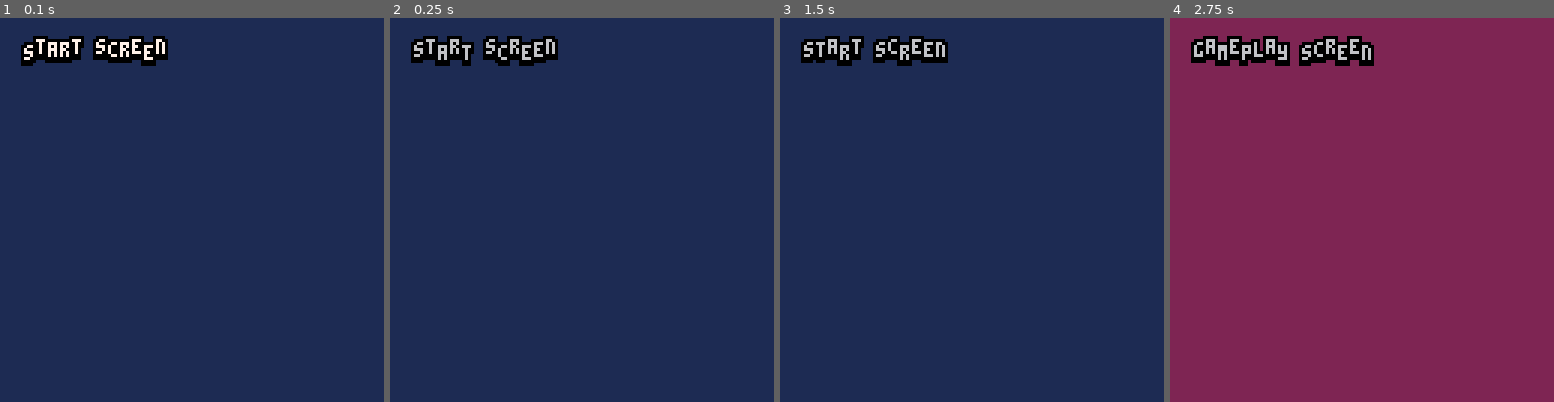
Above: before the commit, frames 1-4 (left to right).
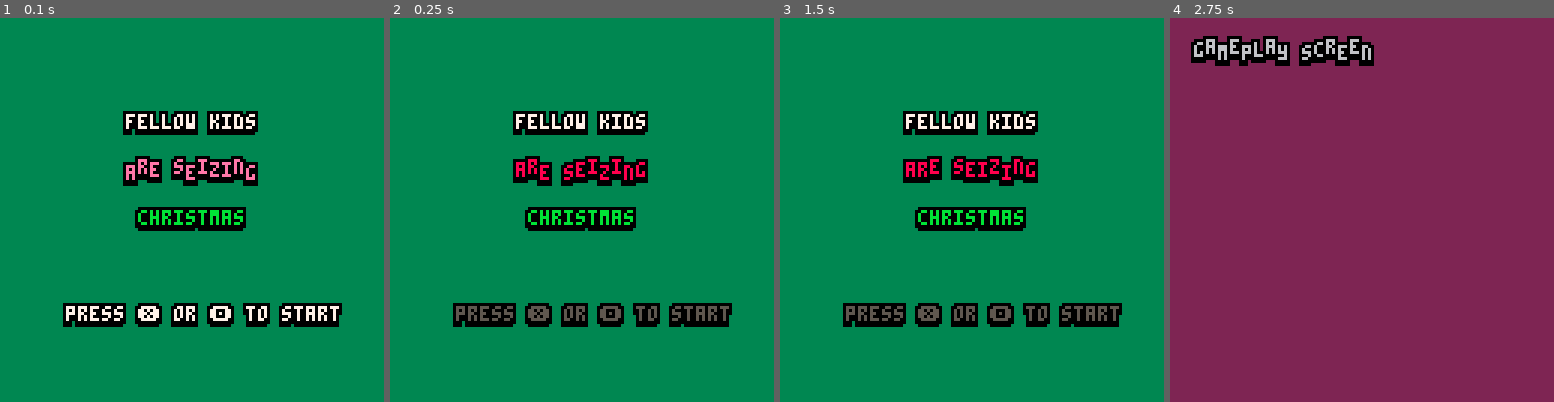
Above: after the commit, the same moments.

Repository: nascimento-cesar/fellow-kids-are-seizing-christmas
Game: PICO-8 cartridge src/fellow-kids-are-seizing-christmas.p8
Two runs of this game, one before a commit and one after it. Both use one fixed random seed, a clock stepped at 60 frames per second and the inputs below.
Inputs:
- Up to frame 1 (0.1 s): no input
- Up to frame 2 (0.25 s): no input
- Up to frame 3 (1.5 s): tap X (X key) at 0.33, 1.07 s; tap O (Z key) at 0.7 s
- Up to frame 4 (2.75 s): tap O (Z key) at 1.7, 2.1, 2.5 s; tap X (X key) at 1.85 s

The runs differ from the first frame. In frame 1, 100% of the frame differs, in the area x 0-100%, y 0-100%; in frame 2, 100%; in frame 3, 100%; in frame 4, nothing differs.

Commit message:
feat: create start screen

Diff:
--- a/src/fellow-kids-are-seizing-christmas.p8
+++ b/src/fellow-kids-are-seizing-christmas.p8
@@ -141,3 +141,20 @@
 
 
 
+__map__
+8180818081808180818081808180818000000000000000000000000000000000000000000000000000000000000000000000000000000000000000000000000000000000000000000000000000000000000000000000000000000000000000000000000000000000000000000000000000000000000000000000000000000000
+8081808180818081808180818081808100000000000000000000000000000000000000000000000000000000000000000000000000000000000000000000000000000000000000000000000000000000000000000000000000000000000000000000000000000000000000000000000000000000000000000000000000000000
+8180818081808180818081808180818000000000000000000000000000000000000000000000000000000000000000000000000000000000000000000000000000000000000000000000000000000000000000000000000000000000000000000000000000000000000000000000000000000000000000000000000000000000
+8081808180818081808180818081808100000000000000000000000000000000000000000000000000000000000000000000000000000000000000000000000000000000000000000000000000000000000000000000000000000000000000000000000000000000000000000000000000000000000000000000000000000000
+8180818081808180818081808180818000000000000000000000000000000000000000000000000000000000000000000000000000000000000000000000000000000000000000000000000000000000000000000000000000000000000000000000000000000000000000000000000000000000000000000000000000000000
+8081808180818081808180818081808100000000000000000000000000000000000000000000000000000000000000000000000000000000000000000000000000000000000000000000000000000000000000000000000000000000000000000000000000000000000000000000000000000000000000000000000000000000
+8180818081808180818081808180818000000000000000000000000000000000000000000000000000000000000000000000000000000000000000000000000000000000000000000000000000000000000000000000000000000000000000000000000000000000000000000000000000000000000000000000000000000000
+8081808180818081808180818081808100000000000000000000000000000000000000000000000000000000000000000000000000000000000000000000000000000000000000000000000000000000000000000000000000000000000000000000000000000000000000000000000000000000000000000000000000000000
+8180818081808180818081808180818000000000000000000000000000000000000000000000000000000000000000000000000000000000000000000000000000000000000000000000000000000000000000000000000000000000000000000000000000000000000000000000000000000000000000000000000000000000
+8081808180818081808180818081808100000000000000000000000000000000000000000000000000000000000000000000000000000000000000000000000000000000000000000000000000000000000000000000000000000000000000000000000000000000000000000000000000000000000000000000000000000000
+8180818081808180818081808180818000000000000000000000000000000000000000000000000000000000000000000000000000000000000000000000000000000000000000000000000000000000000000000000000000000000000000000000000000000000000000000000000000000000000000000000000000000000
+8081808180818081808180818081808100000000000000000000000000000000000000000000000000000000000000000000000000000000000000000000000000000000000000000000000000000000000000000000000000000000000000000000000000000000000000000000000000000000000000000000000000000000
+8180818081808180818081808180818000000000000000000000000000000000000000000000000000000000000000000000000000000000000000000000000000000000000000000000000000000000000000000000000000000000000000000000000000000000000000000000000000000000000000000000000000000000
+8081808180818081808180818081808100000000000000000000000000000000000000000000000000000000000000000000000000000000000000000000000000000000000000000000000000000000000000000000000000000000000000000000000000000000000000000000000000000000000000000000000000000000
+8180818081808180818081808180818000000000000000000000000000000000000000000000000000000000000000000000000000000000000000000000000000000000000000000000000000000000000000000000000000000000000000000000000000000000000000000000000000000000000000000000000000000000
+8081808180818081808180818081808100000000000000000000000000000000000000000000000000000000000000000000000000000000000000000000000000000000000000000000000000000000000000000000000000000000000000000000000000000000000000000000000000000000000000000000000000000000
--- a/src/screens/start.lua
+++ b/src/screens/start.lua
@@ -1,6 +1,11 @@
 StartScreen = {}
 
 function StartScreen:draw()
-  cls(1)
-  Draw:print_text_bouncy("start screen", Draw:get_offset(), Draw:get_offset(), { 7, 6 }, 0)
+  local text_1, text_2, text_3, text_4 = "fellow kids", "are seizing", "christmas", "press ❎ or 🅾️ to start"
+  cls(3)
+
+  Draw:print_text(text_1, Draw:get_h_center(text_1), Draw:get_offset(4), 7, 0)
+  Draw:print_text_bouncy(text_2, Draw:get_h_center(text_2), Draw:get_offset(6), { 14, 8 }, 0)
+  Draw:print_text(text_3, Draw:get_h_center(text_3), Draw:get_offset(8), 11, 0)
+  Draw:print_text(text_4, Draw:get_h_center(text_4), Draw:get_offset(12), { 7, 5 }, 0)
 end
Not shown, changed: 32 lines of the sprite sheet (__gfx__) section of src/fellow-kids-are-seizing-christmas.p8
